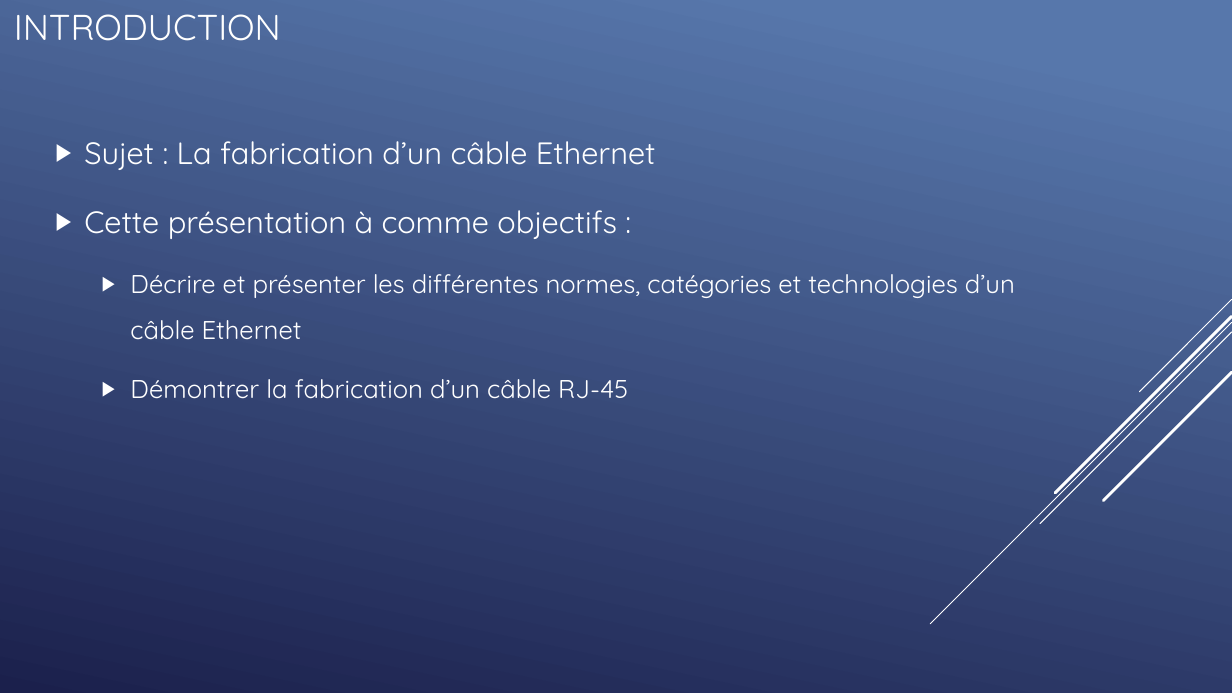
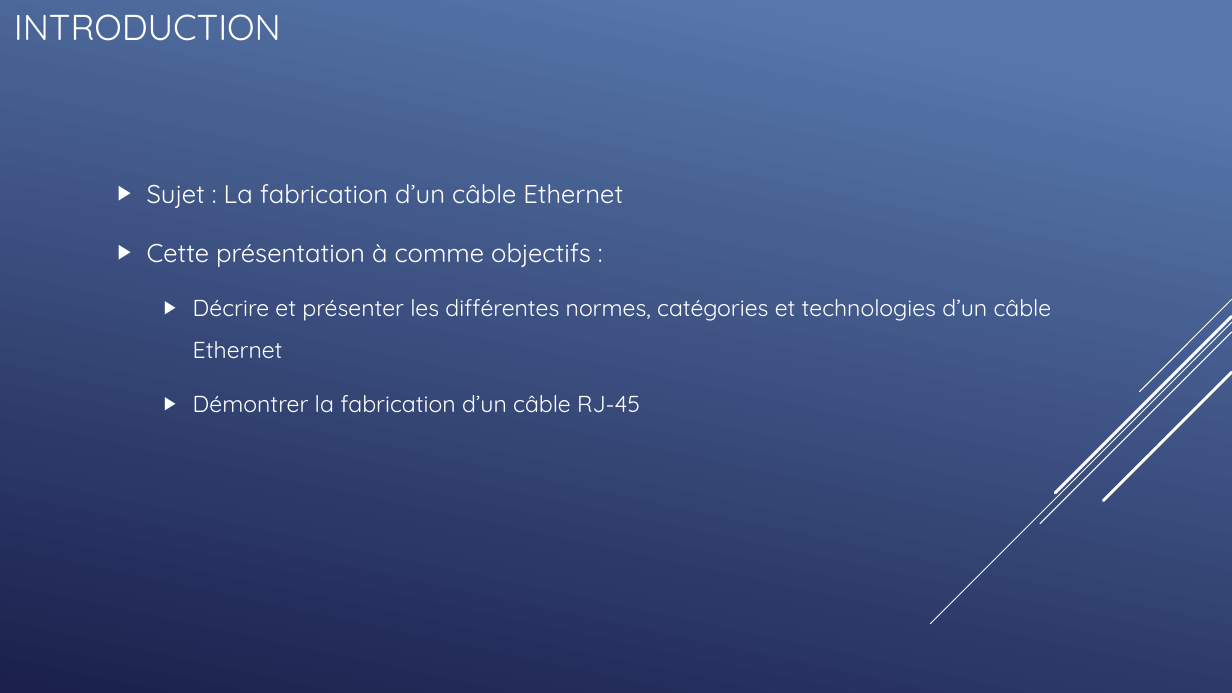
Before and after one commit to QuentinKrg/M214-Ethernet, a slide deck: slide 3 of Module 214 - Fabrication_Ethernet.pptx. Drawn at 1232x693 pixels with LibreOffice and Linux fonts; fonts in the diff are those of the drawing. Boxes give left, top, right and bottom in pixels: in the first picture for what was removed or moved away, otherwise in the second. Text is boxed around its words. In the diff, an @@ line names an element or a change of style, - is before the commit and + after.

```diff
--- a/Module 214 - Fabrication_Ethernet.pptx
+++ b/Module 214 - Fabrication_Ethernet.pptx
@@ text "Sujet : La fabrication d’un ...": place and size @@
-text "Sujet : La fabrication d’un ..." at (84,141,1015,399)
+text "Sujet : La fabrication d’un ..." at (147,184,1052,412)
@@ text "Sujet : La fabrication d’un ..." at (147,184,1052,412): size 24 to 20 pt in "Sujet : La fabrication d’un câble Ethernet", "Cette présentation à comme objectifs :"; size 20 to 18 pt in "Décrire et présenter les différentes normes, catégories ...", "Démontrer la fabrication d’un câble RJ-45" @@
```
Also in this commit, not shown: 3 other slides changed, 1 other file.
